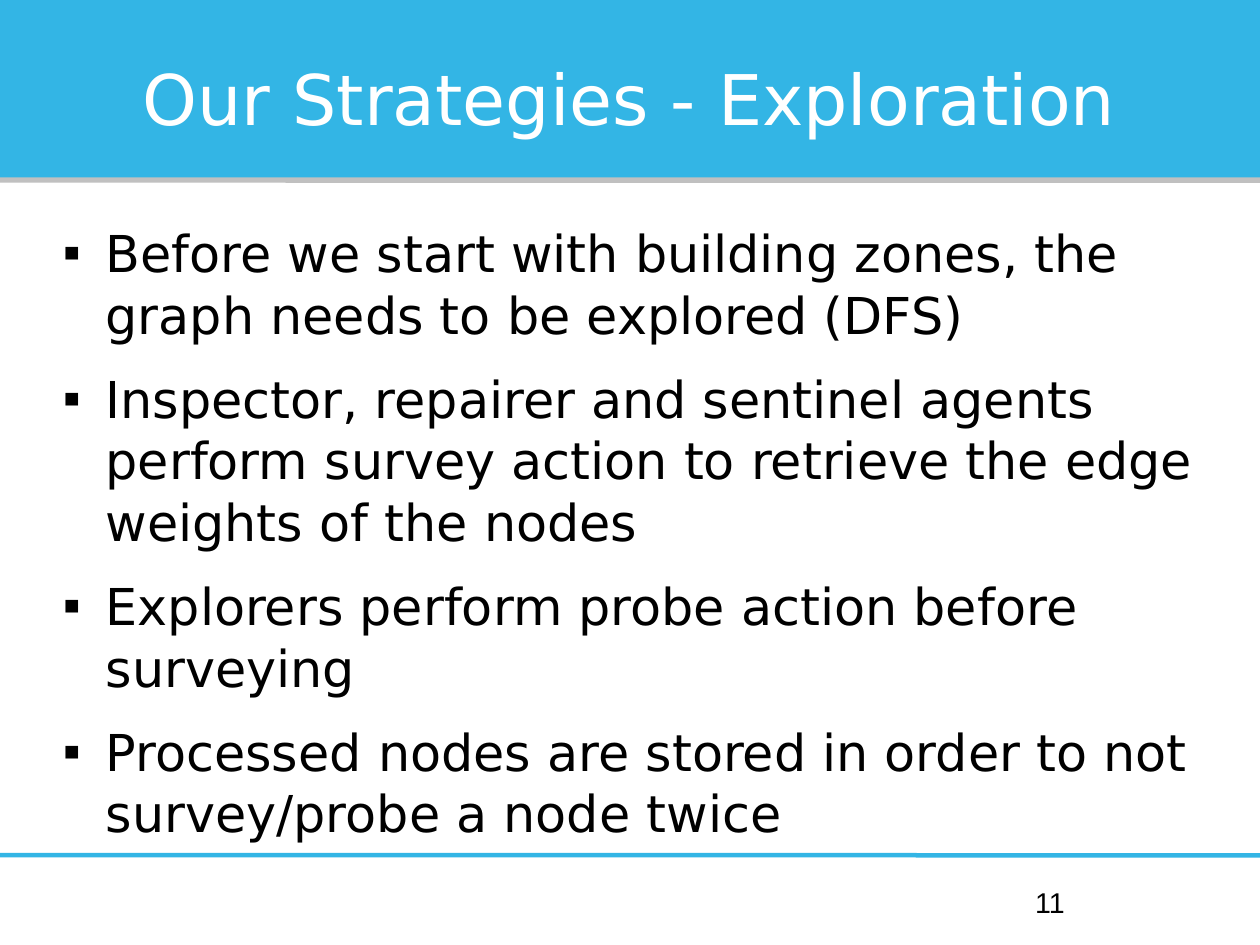
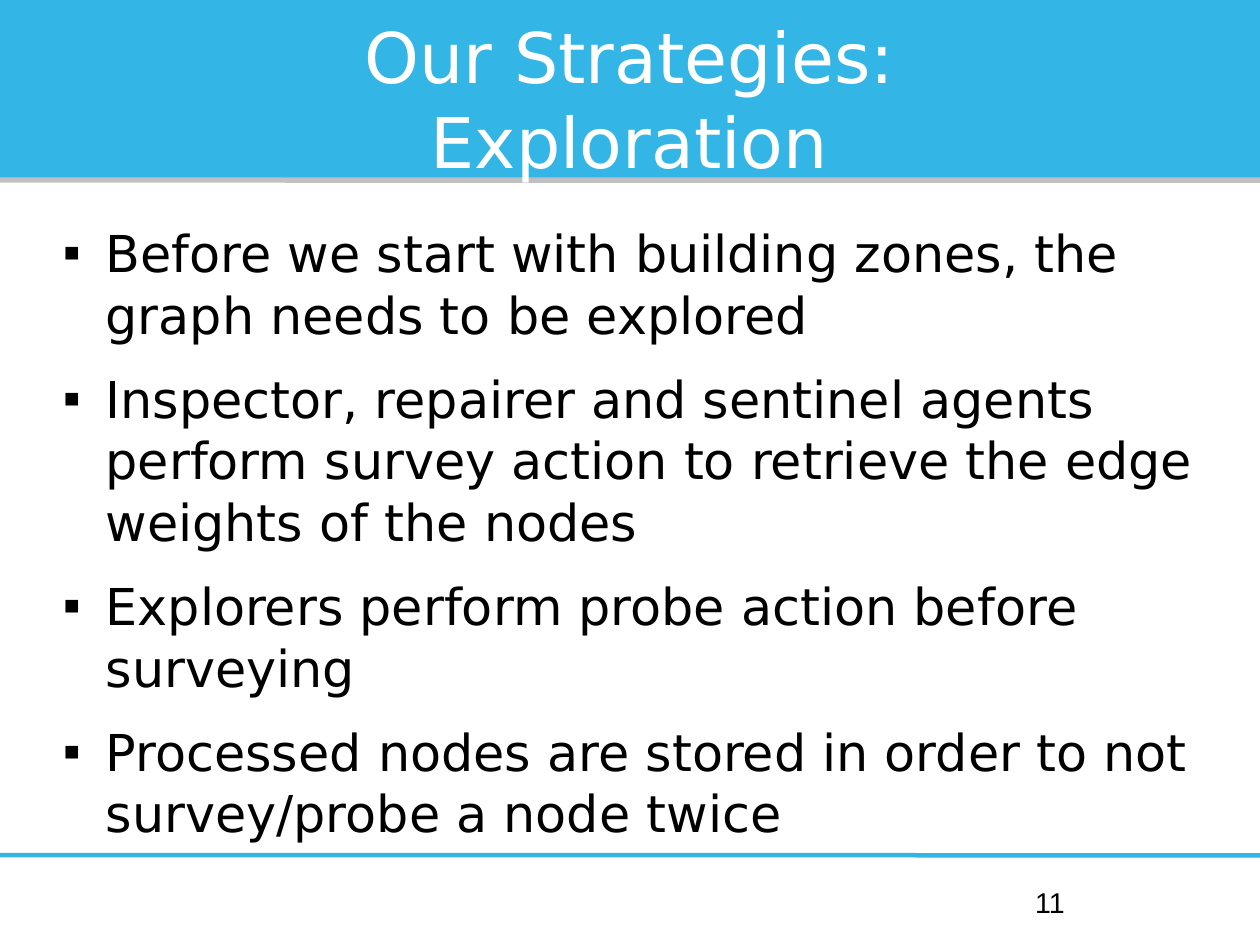
Before and after one commit to Institute-Web-Science-and-Technologies/mapc, a slide deck: slide 11 of Oberseminar/presentation.odp. Drawn at 1260x945 pixels with LibreOffice and Linux fonts; fonts in the diff are those of the drawing. Boxes give left, top, right and bottom in pixels: in the first picture for what was removed or moved away, otherwise in the second. Text is boxed around its words. In the diff, an @@ line names an element or a change of style, - is before the commit and + after.

```diff
--- a/Oberseminar/presentation.odp
+++ b/Oberseminar/presentation.odp
@@ title at (x1=364, y1=30, x2=894, y2=182): text changed @@
-Our Strategies - Exploration
+Our Strategies:
+Exploration
@@ text at (x1=106, y1=233, x2=1117, y2=345): text changed @@
-▪ Before we start with building zones, the graph needs to be explored (DFS)
+▪ Before we start with building zones, the graph needs to be explored
```
Also in this commit, not shown: 24 other slides changed, 1 other file.
